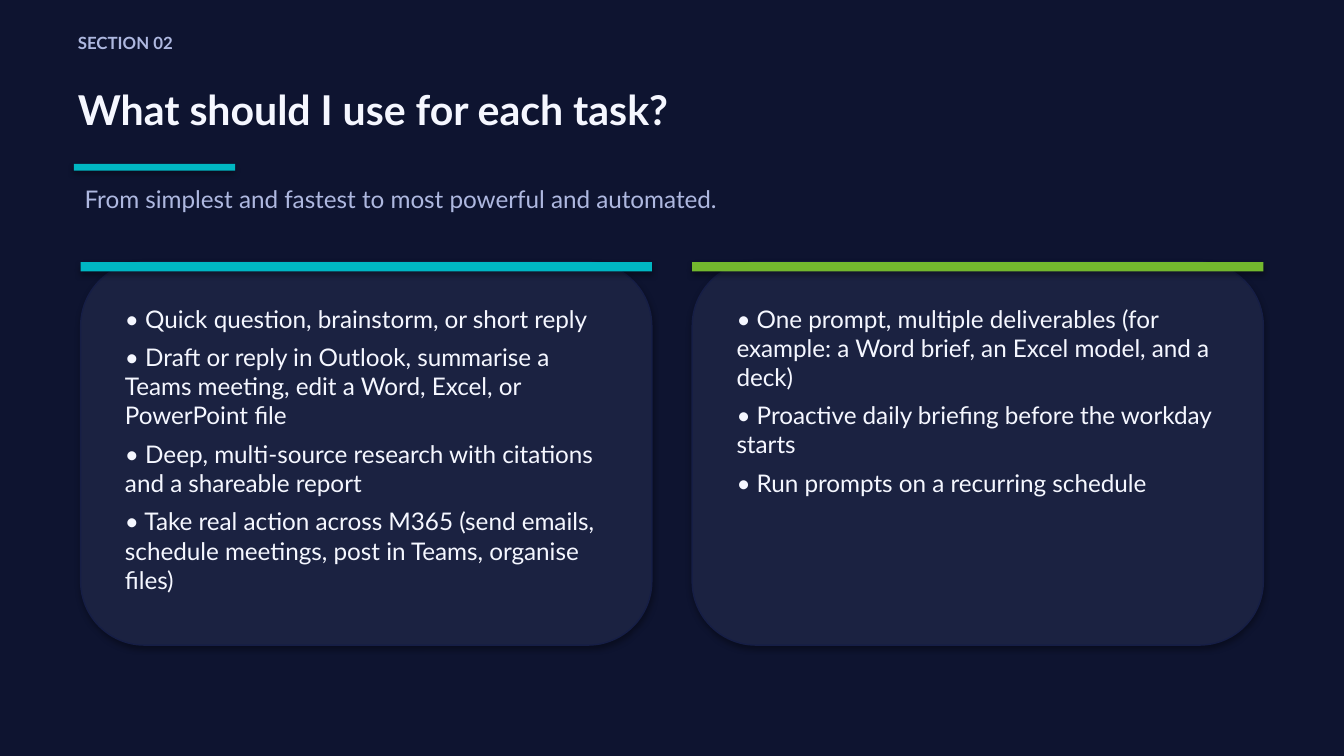
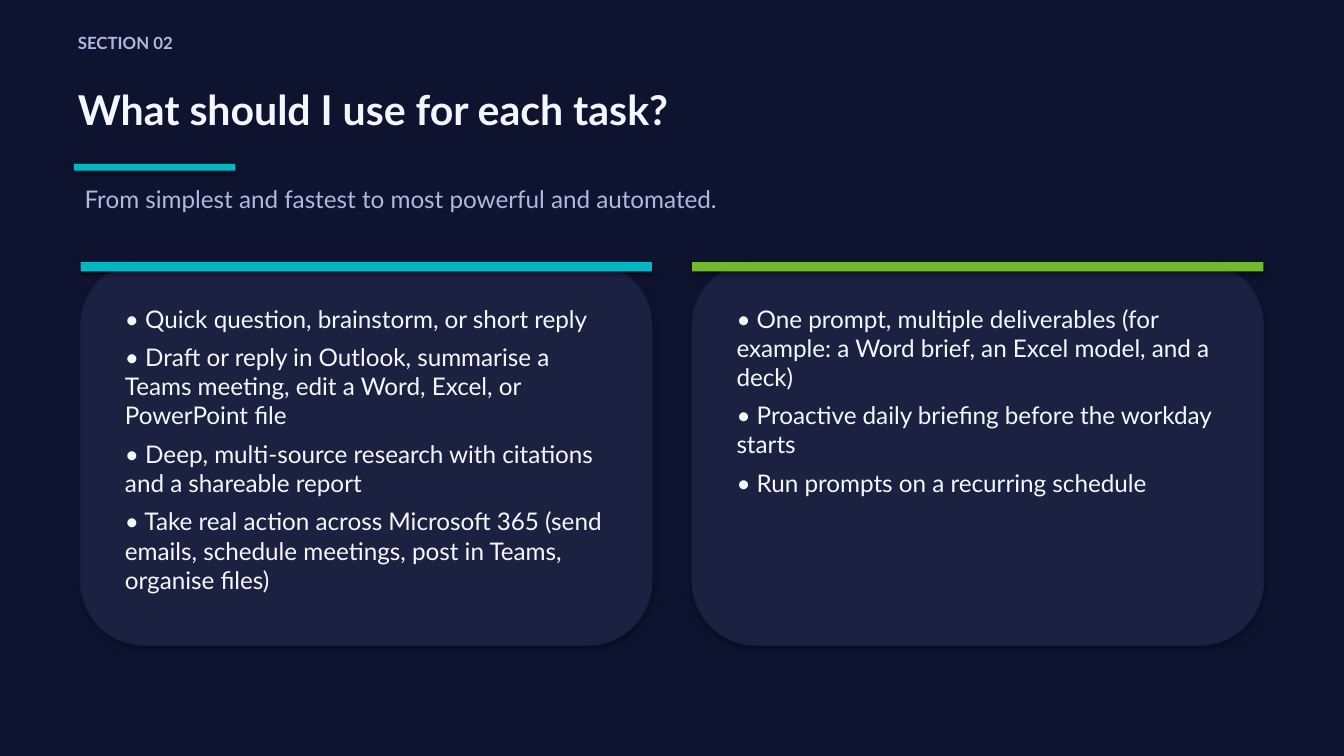
Before and after one commit to steffiyappy/copilot-what-to-use-when, a slide deck: slide 3 of slides/What to use when - Copilot and Cowork (Technical - lite).pptx. Drawn at 1344x756 pixels with LibreOffice and Linux fonts; fonts in the diff are those of the drawing. Boxes give left, top, right and bottom in pixels: in the first picture for what was removed or moved away, otherwise in the second. Text is boxed around its words. In the diff, an @@ line names an element or a change of style, - is before the commit and + after.

```diff
--- a/slides/What to use when - Copilot and Cowork (Technical - lite).pptx
+++ b/slides/What to use when - Copilot and Cowork (Technical - lite).pptx
@@ text at [125,511,601,594]: text changed @@
-• Take real action across M365 (send emails, schedule meetings, post in Teams, organise files)
+• Take real action across Microsoft 365 (send emails, schedule meetings, post in Teams, organise files)
```
Also in this commit, not shown: 3 other slides changed, 8 other files.
